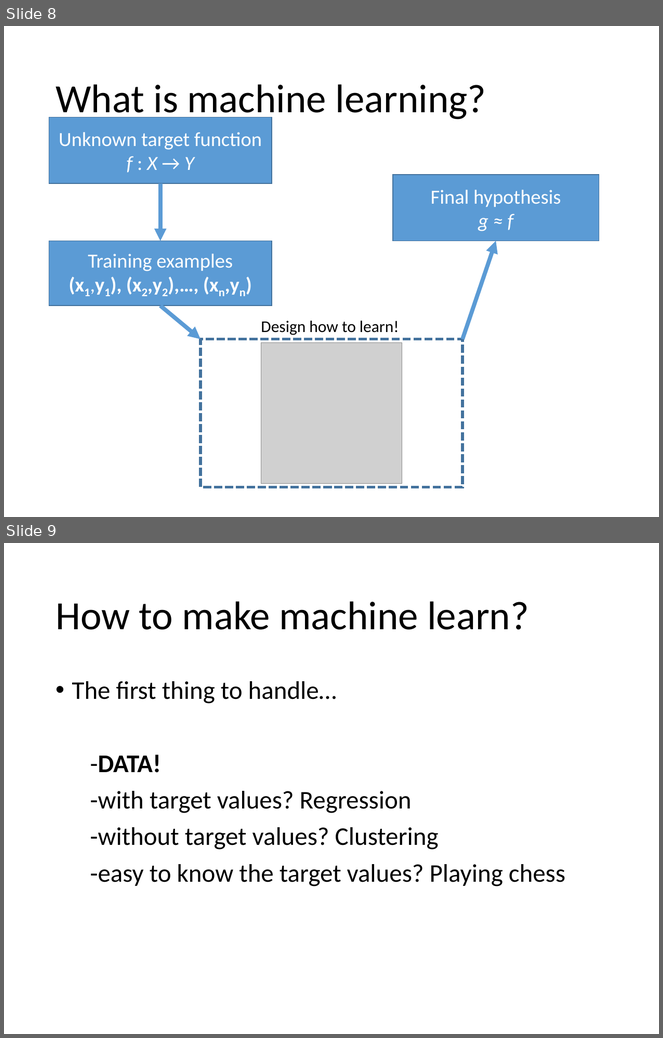
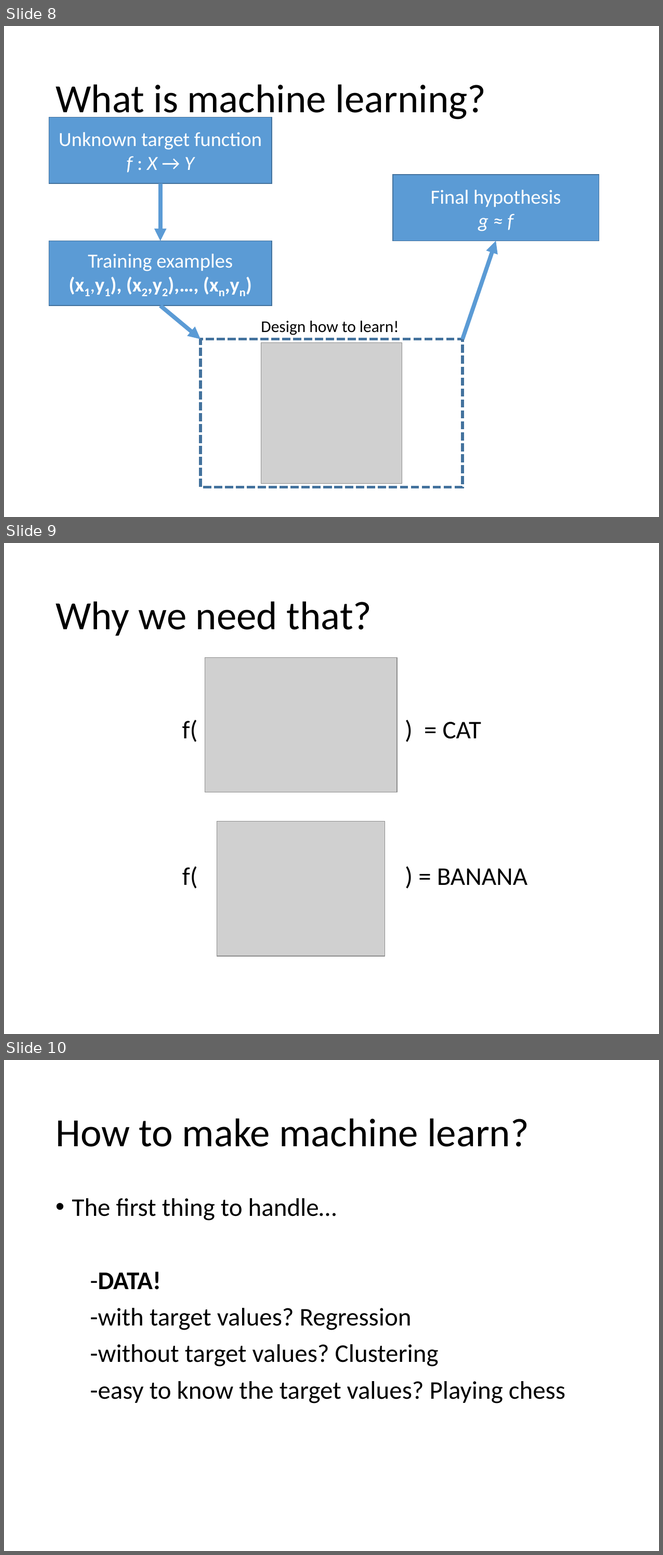
Before and after one commit to hansxiao7/Machine-learning-101, a slide deck: week1/Introduction to ML.pptx. Shown one above the other, each under a label of ours: slides 8 and 9 before the commit, slides 8, 9 and 10 after it. The pictures are 663x1038 and 663x1555 pixels, drawn with LibreOffice and Linux fonts; fonts in the diff are those of the drawing; grey boxes stand for pictures. Boxes give left, top, right and bottom in pixels: in the first picture for what was removed or moved away, otherwise in the second. Text is boxed around its words. In the diff, an @@ line names an element or a change of style, - is before the commit and + after.

```diff
--- a/week1/Introduction to ML.pptx
+++ b/week1/Introduction to ML.pptx
@@ slide 9 added at (4,543,659,1034), background #FFFFFF @@
@@ title added at (55,601,372,636), 44 pt, text #000000 @@
+Why we need that?
@@ picture added at (205,657,397,792) @@
@@ text added at (182,720,528,889), 28 pt, text #000000 @@
+f( ) = CAT
+f( ) = BANANA
@@ picture added at (217,822,385,956) @@
@@ what was slide 9 is now slide 10 @@
```
Also in this commit, not shown: 1 slide changed.
